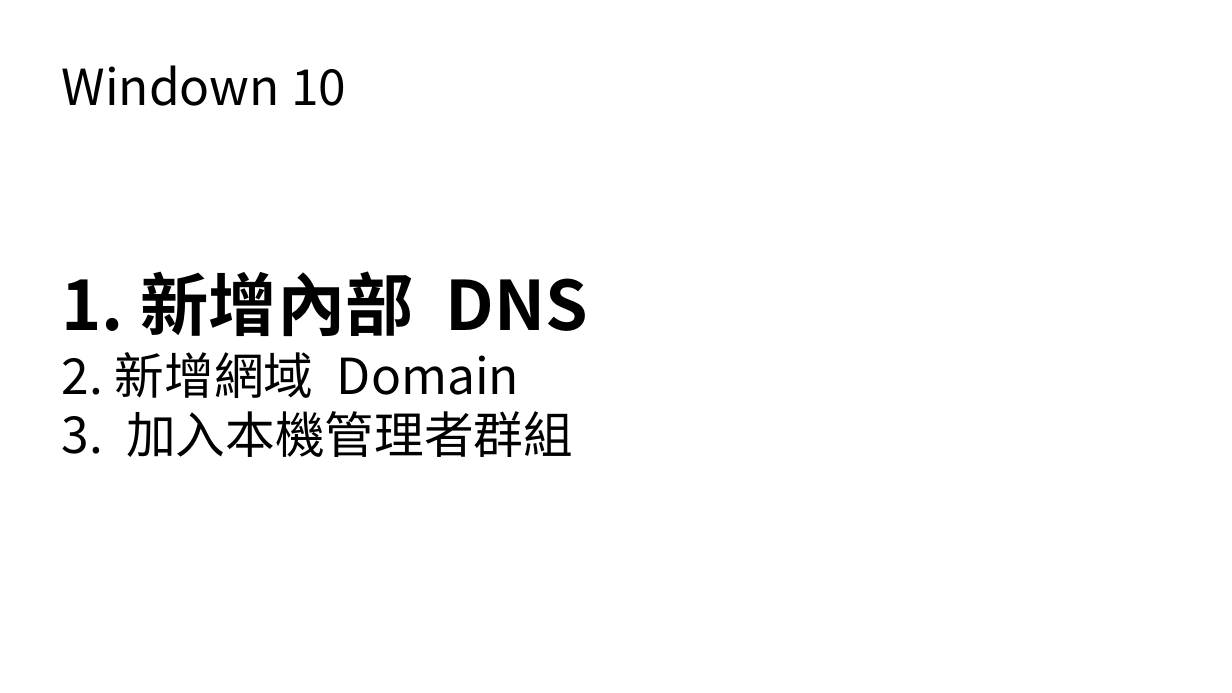
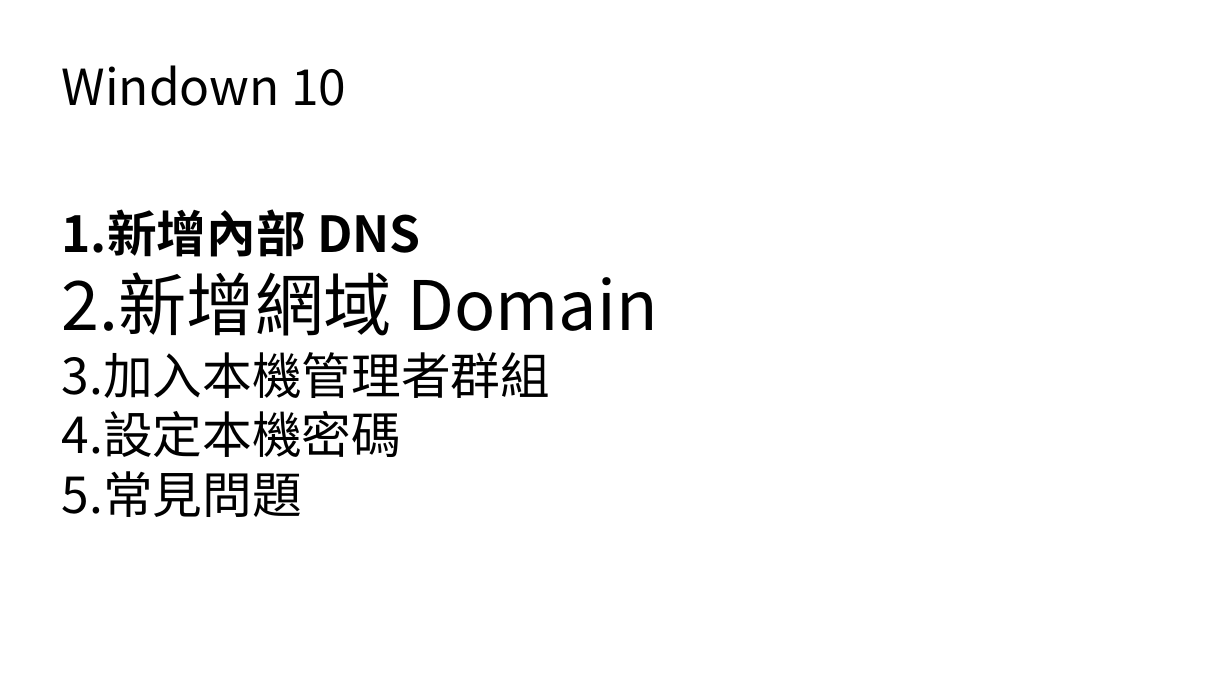
Before and after one commit to sealbook/125, a slide deck: slide 5 of DNS & domain.odp (slide 1 before the commit). Drawn at 1232x693 pixels with LibreOffice and Linux fonts; fonts in the diff are those of the drawing. Boxes give left, top, right and bottom in pixels: in the first picture for what was removed or moved away, otherwise in the second. Text is boxed around its words. In the diff, an @@ line names an element or a change of style, - is before the commit and + after.

```diff
--- a/DNS & domain.odp
+++ b/DNS & domain.odp
@@ subtitle at bbox=[62, 209, 657, 336]: size 44 to 32 pt in "1.新增內部 DNS"; size 32 to 44 pt in "2.新增網域 Domain" @@
@@ subtitle at bbox=[62, 352, 551, 517]: text changed @@
-3. 加入本機管理者群組
+3.加入本機管理者群組
+4.設定本機密碼
+5.常見問題
```
Also in this commit, not shown: 9 other slides changed, 13 slides added, 2 other files.
